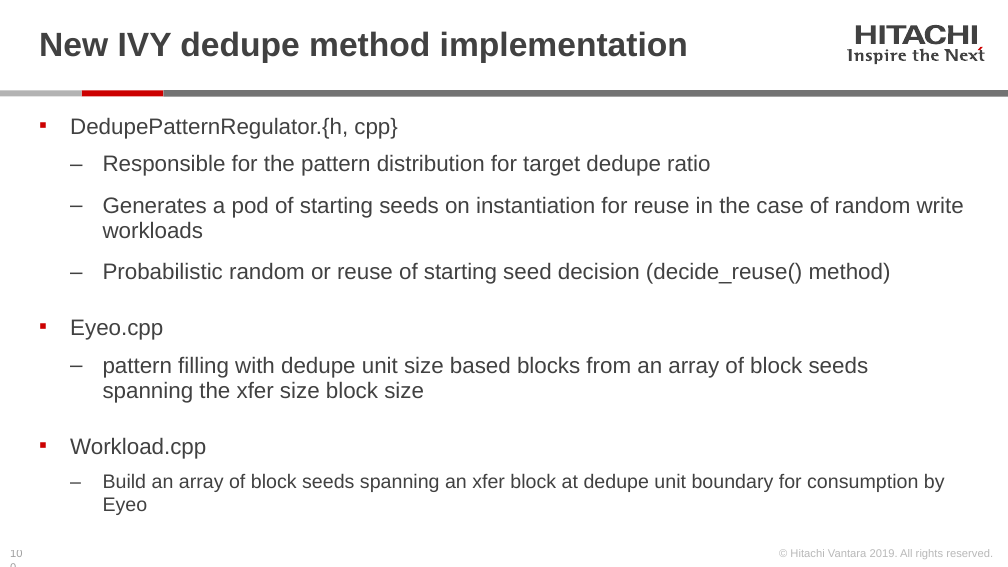
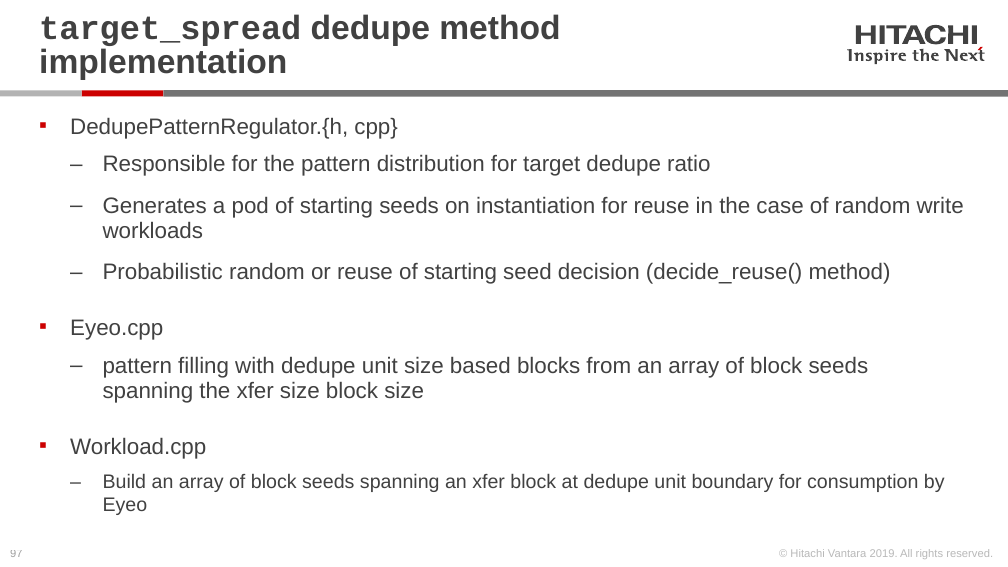
Before and after one commit to Hitachi-Data-Systems/ivy, a slide deck: slide 97 of doc/Programming the ivy engine.pptx (slide 100 before the commit). Drawn at 1008x567 pixels with LibreOffice and Linux fonts; fonts in the diff are those of the drawing. Boxes give left, top, right and bottom in pixels: in the first picture for what was removed or moved away, otherwise in the second. Text is boxed around its words. In the diff, an @@ line names an element or a change of style, - is before the commit and + after.

```diff
--- a/doc/Programming the ivy engine.pptx
+++ b/doc/Programming the ivy engine.pptx
@@ title at [39, 14, 560, 80]: text changed @@
-New IVY dedupe method implementation
+target_spread dedupe method implementation
@@ page number at [10, 550, 22, 557]: text changed @@
-100
+97
```
Also in this commit, not shown: 14 other slides changed, 2 slides added, 5 slides removed, 2 other files.
